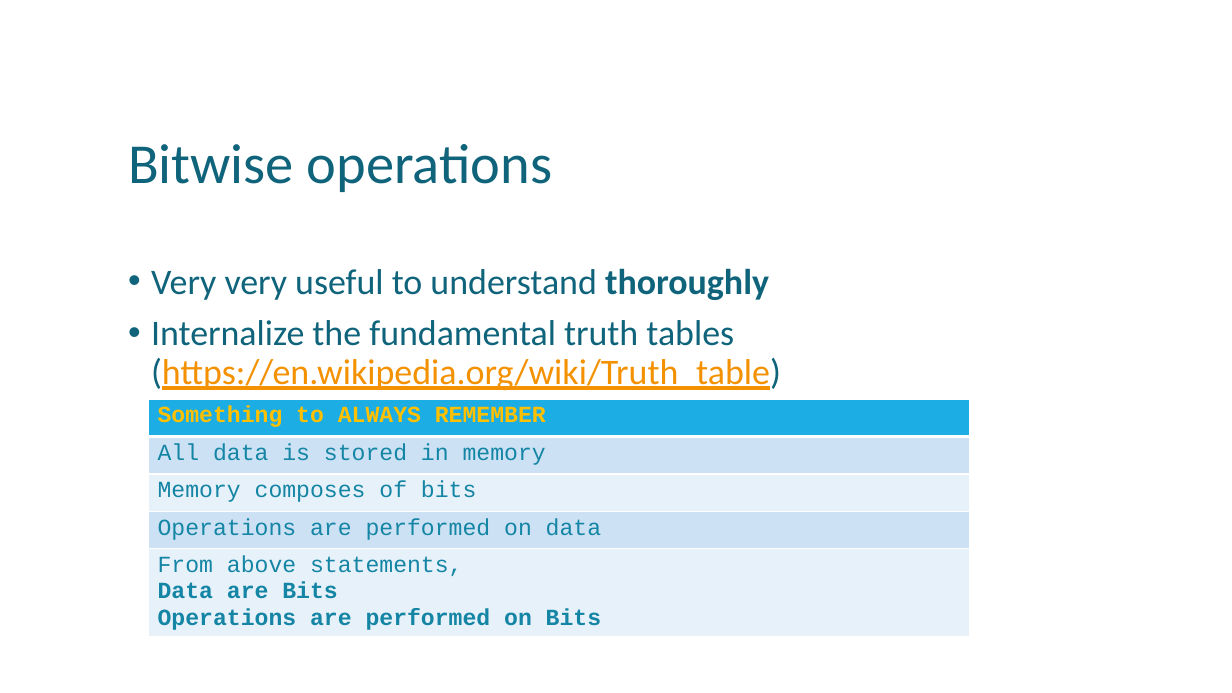
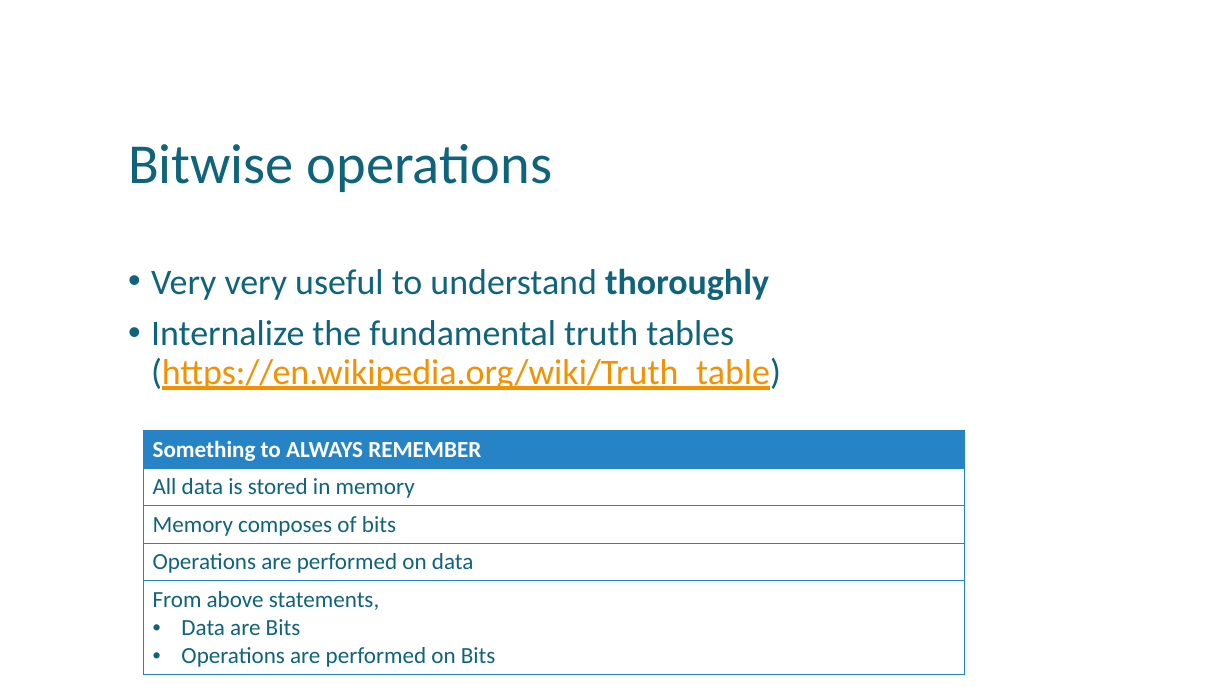
Before and after one commit to uday87j/teach_python, a slide deck: slide 6 of fundamentals/3-Binary Numbers, Operations.pptx. Drawn at 1232x693 pixels with LibreOffice and Linux fonts; fonts in the diff are those of the drawing. Boxes give left, top, right and bottom in pixels: in the first picture for what was removed or moved away, otherwise in the second. Text is boxed around its words. In the diff, an @@ line names an element or a change of style, - is before the commit and + after.

```diff
--- a/fundamentals/3-Binary Numbers, Operations.pptx
+++ b/fundamentals/3-Binary Numbers, Operations.pptx
@@ table at [143, 431, 965, 673] @@
@@ fill #1CADE4 to none in row 1, column 1 @@
@@ fill #CDE3F5 to none in 2 cells @@
@@ fill #E8F1FA to none in 2 cells @@
@@ font Courier New to Calibri @@
@@ text colour #FFC000 to #FFFFFF in "Something to ALWAYS REMEMBER" @@
@@ text colour #1485A4 to #0F647B in "All data is stored in memory", "Memory composes of bits", "Operations are performed on data", "From above statements," and 2 more places @@
@@ bold off in "Data are Bits", "Operations are performed on Bits" @@
@@ bullet none to • @@
@@ borders changed @@
@@ table: place and size @@
-table at [149, 399, 970, 641]
+table at [143, 431, 965, 673]
```
Also in this commit, not shown: 4 other slides changed, 1 other file.
